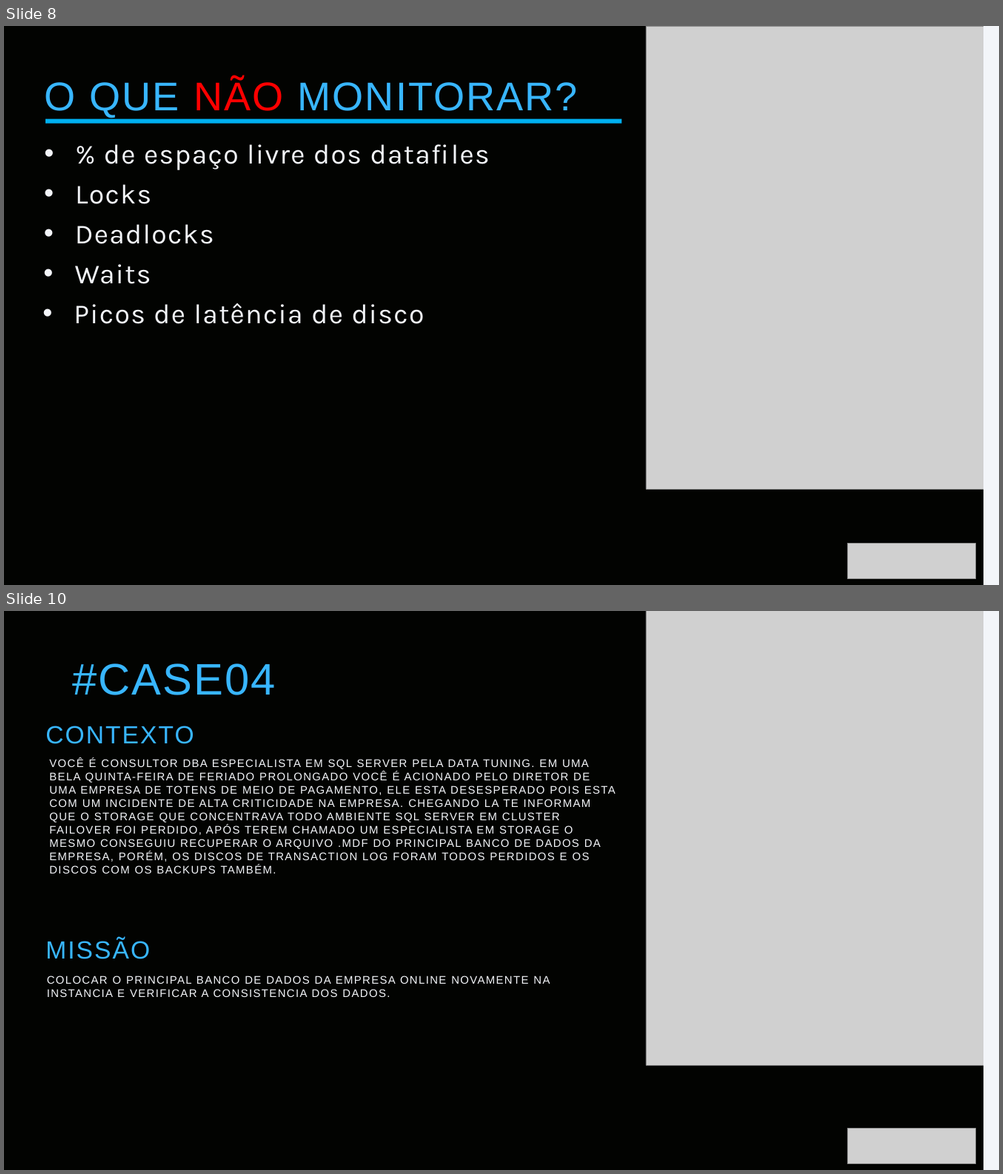
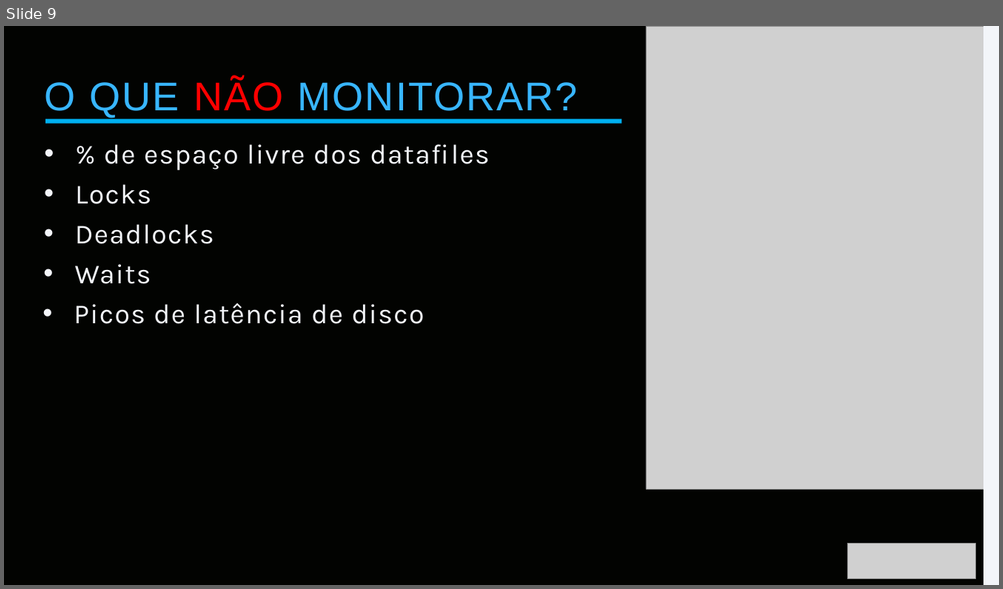
Before and after one commit to datatuning/meetup17_MonitoriaSQLServer, a slide deck: Meetup17_MonitoriaSQLServer.pptx. Shown one above the other, each under a label of ours: slides 8 and 10 before the commit, slide 9 after it; the slides between them are not shown. The pictures are 1003x1174 and 1003x589 pixels, drawn with LibreOffice and Linux fonts; fonts in the diff are those of the drawing; grey boxes stand for pictures. Boxes give left, top, right and bottom in pixels: in the first picture for what was removed or moved away, otherwise in the second. Text is boxed around its words. In the diff, an @@ line names an element or a change of style, - is before the commit and + after.

```diff
--- a/Meetup17_MonitoriaSQLServer.pptx
+++ b/Meetup17_MonitoriaSQLServer.pptx
@@ slide 10 removed at [4,611,999,1170], background #020301 @@
@@ picture removed at [646,611,983,1065] @@
@@ rectangle removed at [983,611,999,1170] @@
@@ text removed at [73,664,276,695] @@
-#CASE04
@@ text removed at [45,726,193,744] @@
-CONTEXTO
@@ text removed at [49,758,615,874] @@
-VOCÊ É CONSULTOR DBA ESPECIALISTA EM SQL SERVER PELA DATA TUNING. EM UMA BELA QUINTA-FEIRA DE FERIADO PROLONGADO VOCÊ É ACIONADO PELO DIRETOR DE UMA EMPRESA DE TOTENS DE MEIO DE PAGAMENTO, ELE ESTA DESESPERADO POIS ESTA COM UM INCIDENTE DE ALTA CRITICIDADE NA EMPRESA. CHEGANDO LA TE INFORMAM QUE O STORAGE QUE CONCENTRAVA TODO AMBIENTE SQL SERVER EM CLUSTER FAILOVER FOI PERDIDO, APÓS TEREM CHAMADO UM ESPECIALISTA EM STORAGE O MESMO CONSEGUIU RECUPERAR O ARQUIVO .MDF DO PRINCIPAL BANCO DE DADOS DA EMPRESA, PORÉM, OS DISCOS DE TRANSACTION LOG FORAM TODOS PERDIDOS E OS DISCOS COM OS BACKUPS TAMBÉM.
@@ text removed at [45,940,150,960] @@
-MISSÃO
@@ text removed at [47,976,549,997] @@
-COLOCAR O PRINCIPAL BANCO DE DADOS DA EMPRESA ONLINE NOVAMENTE NA INSTANCIA E VERIFICAR A CONSISTENCIA DOS DADOS.
@@ picture removed at [847,1129,975,1164] @@
@@ what was slide 8 is now slide 9 @@
```
Also in this commit, not shown: 1 slide changed, 5 slides added, 3 other slides removed.
